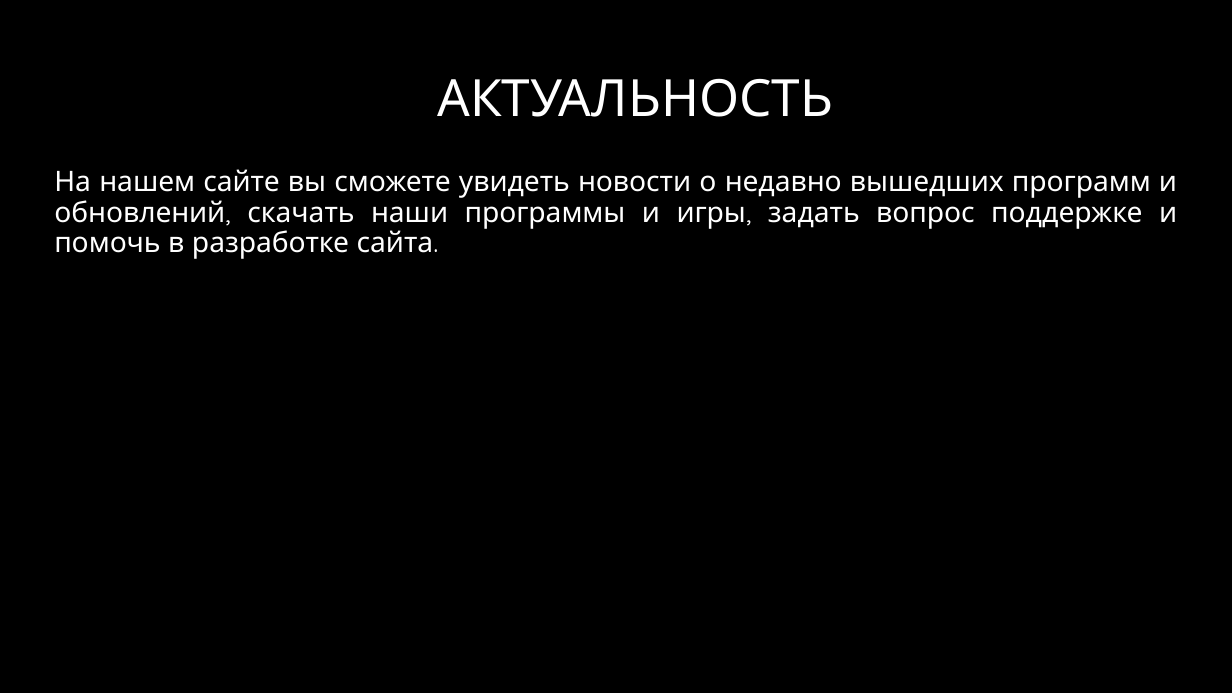
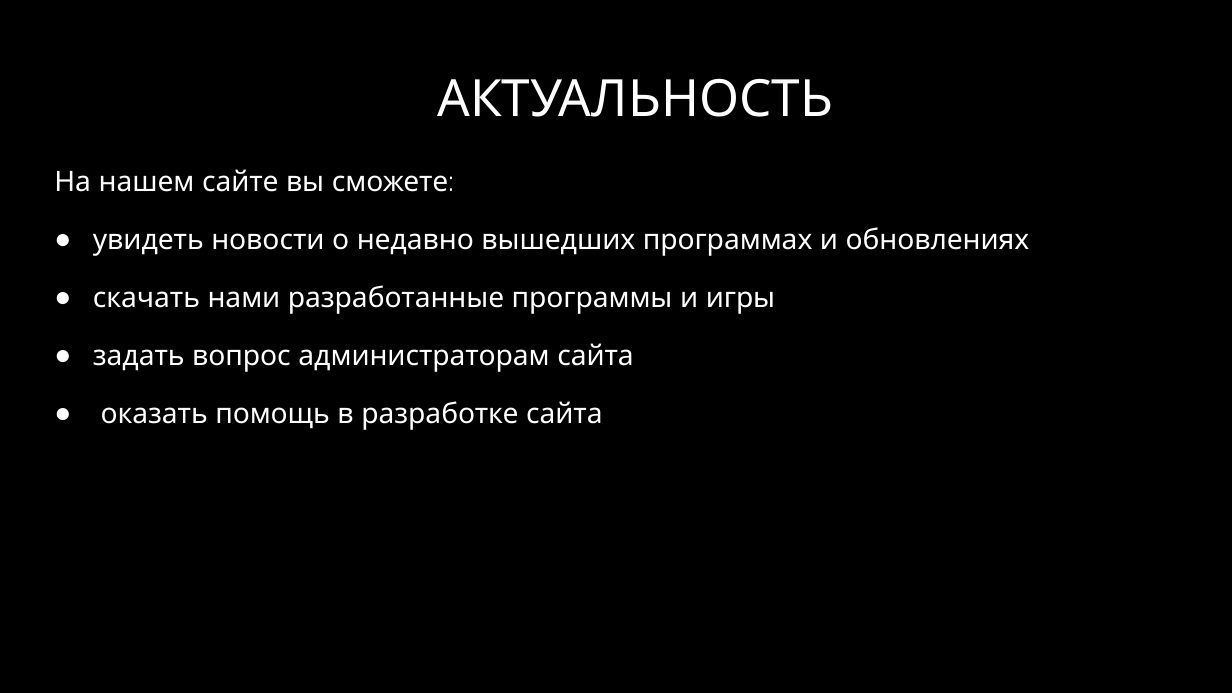
Before and after one commit to Dmitry26092003/Web, a slide deck: slide 4 of website/Proekt_po_WebServer_3DPrintingService_RussiaPenza.pptx. Drawn at 1232x693 pixels with LibreOffice and Linux fonts; fonts in the diff are those of the drawing; background and template pictures are left out. Boxes give left, top, right and bottom in pixels: in the first picture for what was removed or moved away, otherwise in the second. Text is boxed around its words. In the diff, an @@ line names an element or a change of style, - is before the commit and + after.

```diff
--- a/website/Proekt_po_WebServer_3DPrintingService_RussiaPenza.pptx
+++ b/website/Proekt_po_WebServer_3DPrintingService_RussiaPenza.pptx
@@ text at (54, 169, 1030, 430): text changed @@
-На нашем сайте вы сможете увидеть новости о недавно вышедших программ и обновлений, скачать наши программы и игры, задать вопрос поддержке и помочь в разработке сайта.
+На нашем сайте вы сможете:
+● увидеть новости о недавно вышедших программах и обновлениях
+● скачать нами разработанные программы и игры
+● задать вопрос администраторам сайта
+● оказать помощь в разработке сайта
```
Also in this commit, not shown: 3 other slides changed, 32 other files.
